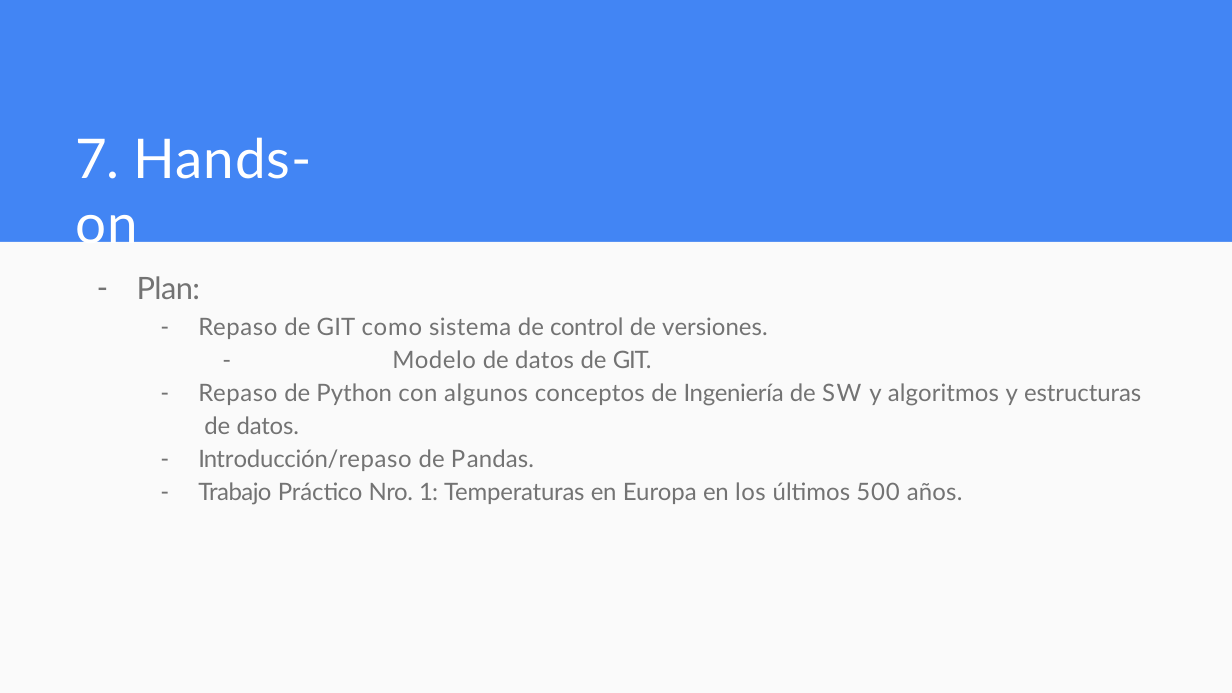
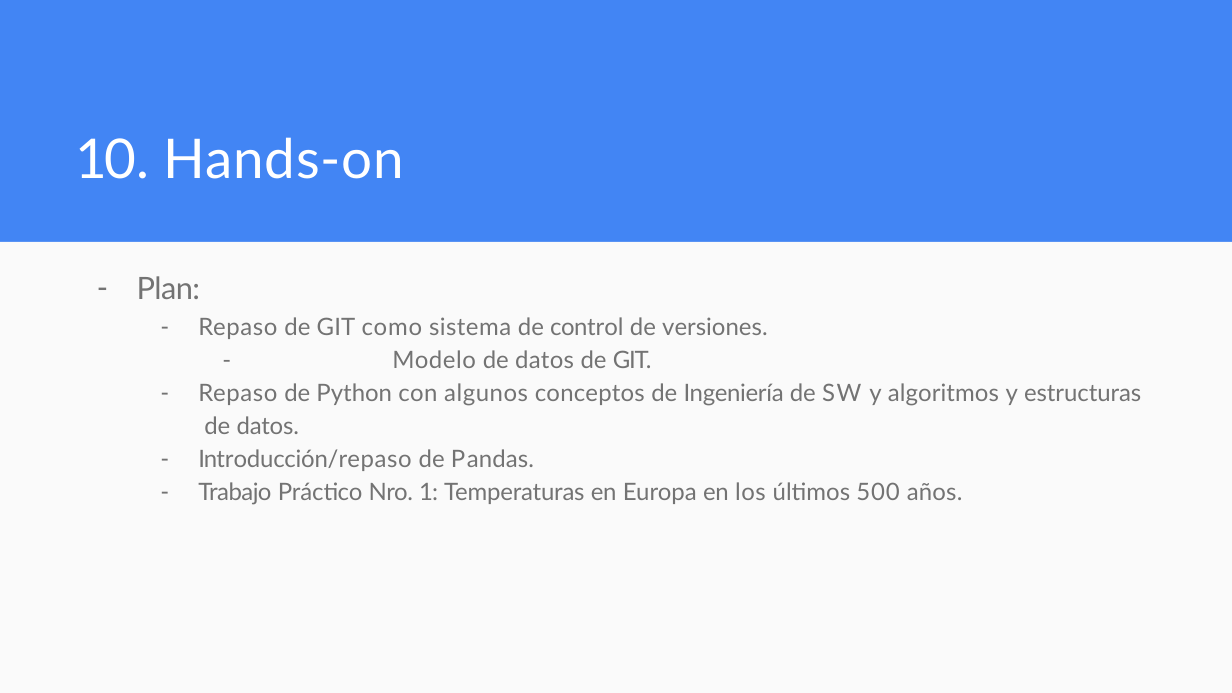
Before and after one commit to rpazos98/CEIA_Analisis_de_datos, a slide deck: slide 16 of clase_1/Clase1.pptx. Drawn at 1232x693 pixels with LibreOffice and Linux fonts; fonts in the diff are those of the drawing; background and template pictures are left out. Boxes give left, top, right and bottom in pixels: in the first picture for what was removed or moved away, otherwise in the second. Text is boxed around its words. In the diff, an @@ line names an element or a change of style, - is before the commit and + after.

```diff
--- a/clase_1/Clase1.pptx
+++ b/clase_1/Clase1.pptx
@@ title at [75,137,404,179]: text changed @@
-7. Hands-on
+10. Hands-on
```
Also in this commit, not shown: 7 other slides changed, 4 other files.
